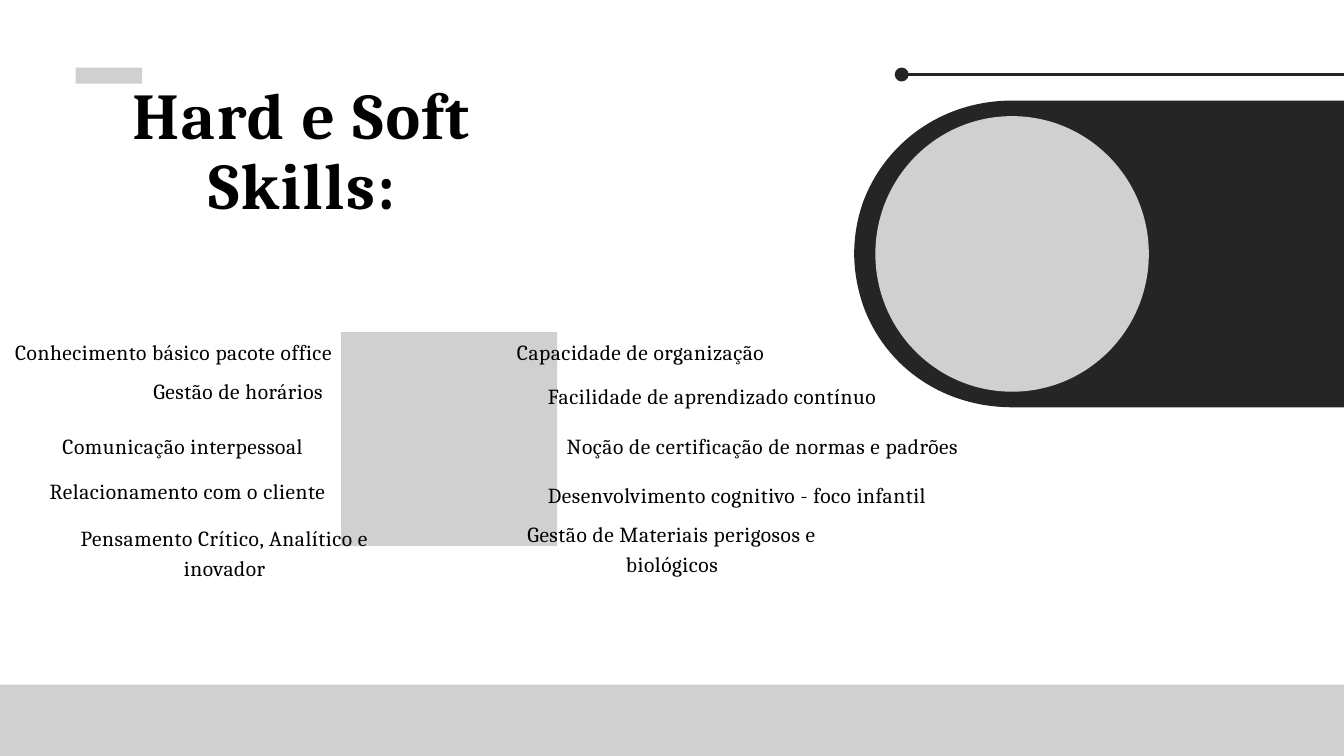
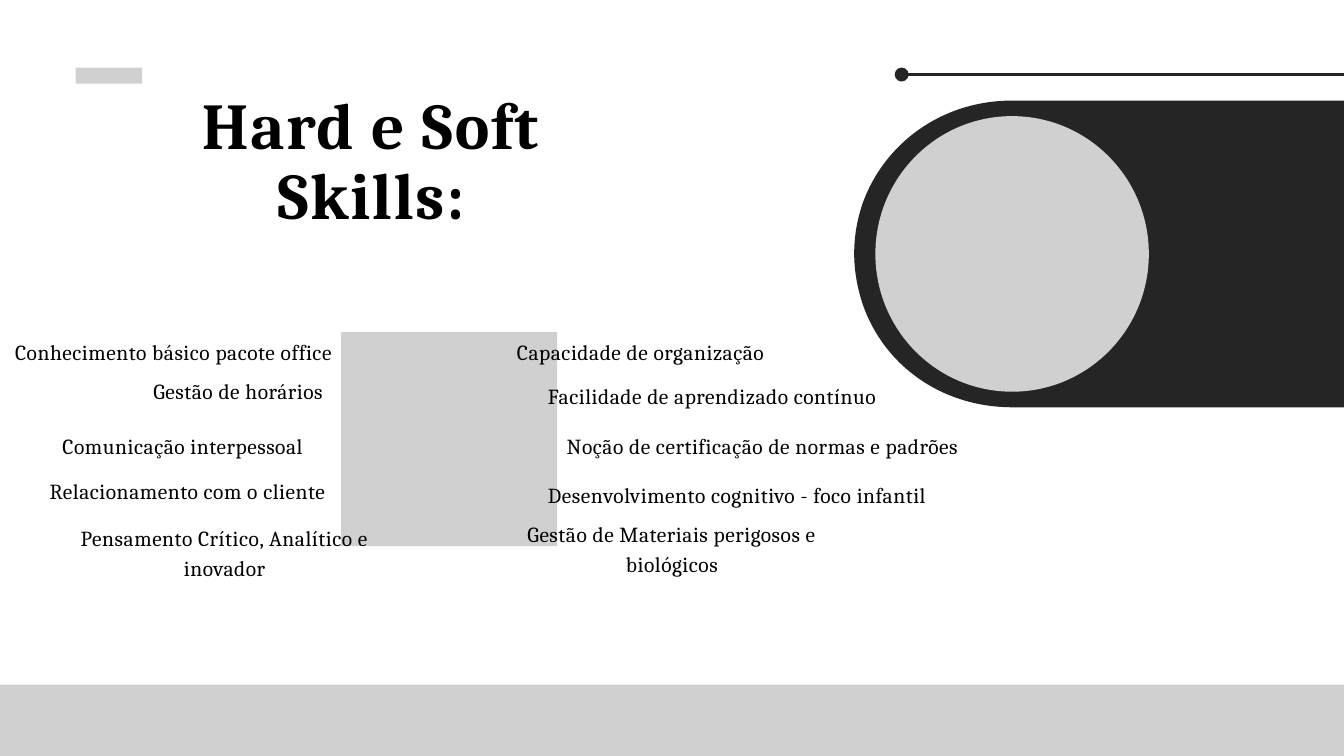
Before and after one commit to LarissaSarri/Portifolio, a slide deck: slide 4 of Portifólio_Larissa.pptx. Drawn at 1344x756 pixels with LibreOffice and Linux fonts; fonts in the diff are those of the drawing; grey boxes stand for pictures; background and template pictures are left out. Boxes give left, top, right and bottom in pixels: in the first picture for what was removed or moved away, otherwise in the second. Text is boxed around its words. In the diff, an @@ line names an element or a change of style, - is before the commit and + after.

Commit message:
Alteração portifólio

```diff
--- a/Portifólio_Larissa.pptx
+++ b/Portifólio_Larissa.pptx
@@ text "Hard e Soft Skills:" rewrapped from [132,79,469,210] to [202,102,538,220] @@
```
